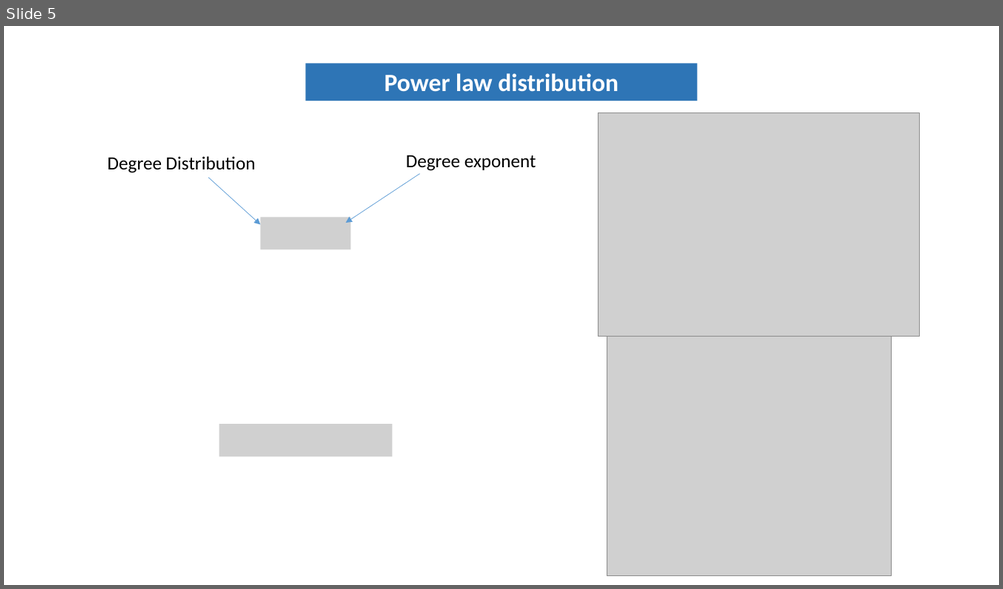
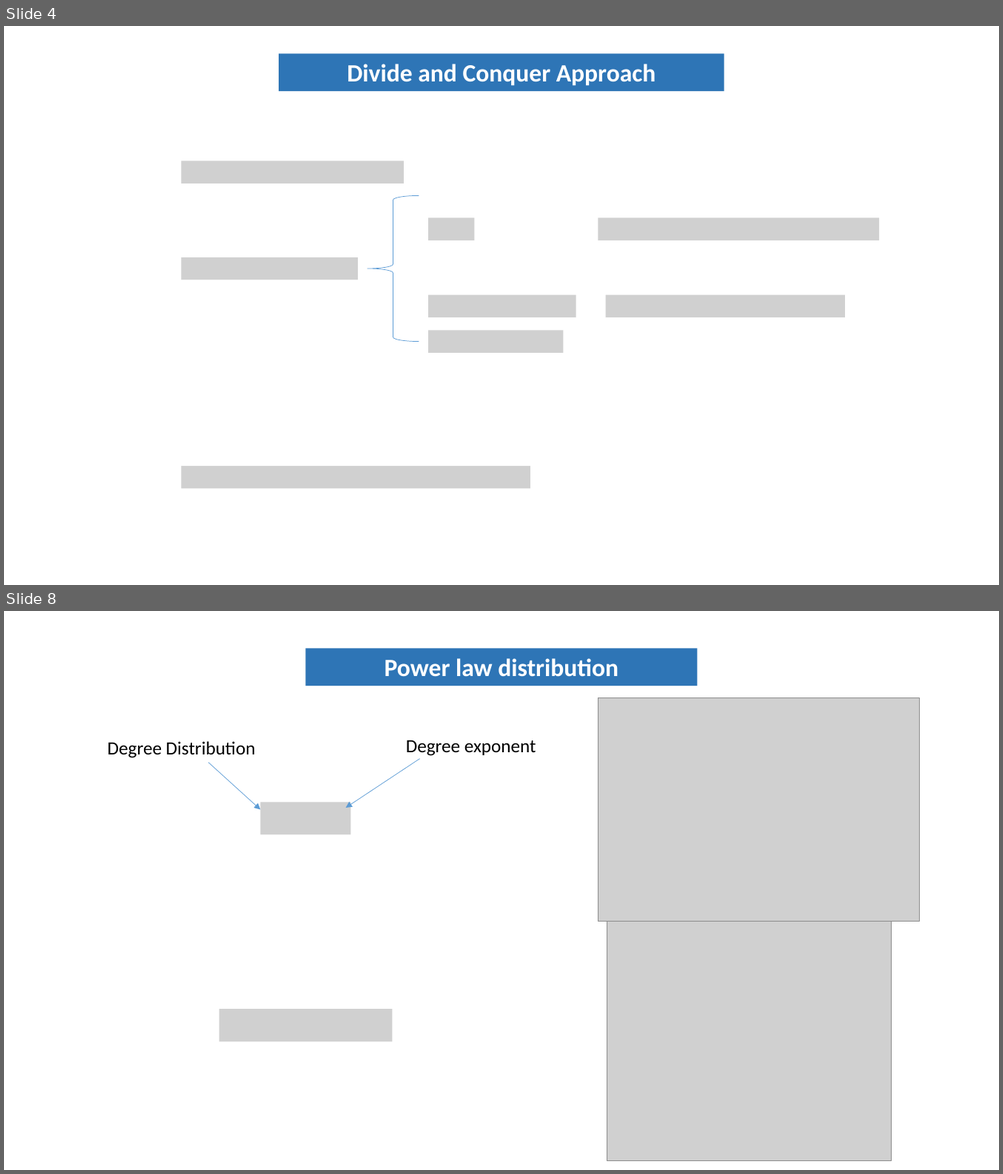
Before and after one commit to tahmidurrafid/generating-Planar-Graph, a slide deck: presentationFinal.pptx. Shown one above the other, each under a label of ours: slide 5 before the commit, slides 4 and 8 after it; the slides between them are not shown. The pictures are 1003x589 and 1003x1174 pixels, drawn with LibreOffice and Linux fonts; fonts in the diff are those of the drawing; grey boxes stand for pictures. Boxes give left, top, right and bottom in pixels: in the first picture for what was removed or moved away, otherwise in the second. Text is boxed around its words. In the diff, an @@ line names an element or a change of style, - is before the commit and + after.

```diff
--- a/presentationFinal.pptx
+++ b/presentationFinal.pptx
@@ slide 4 added at (4,26,999,585), background #FFFFFF @@
@@ rectangle added at (279,53,724,91), fill #2E75B6, 24 pt, text #FFFFFF, bold @@
+Divide and Conquer Approach
@@ picture added at (182,161,404,184) @@
@@ left brace added at (367,196,419,342), outline #5B9BD5 0.5 pt @@
@@ picture added at (429,218,475,240) @@
@@ picture added at (598,218,879,240) @@
@@ picture added at (182,258,358,280) @@
@@ picture added at (429,295,576,318) @@
@@ picture added at (606,295,845,318) @@
@@ picture added at (429,330,563,353) @@
@@ picture added at (182,466,531,488) @@
@@ what was slide 5 is now slide 8 @@
```
Also in this commit, not shown: 1 slide changed, 10 other slides added, 9 slides removed.
